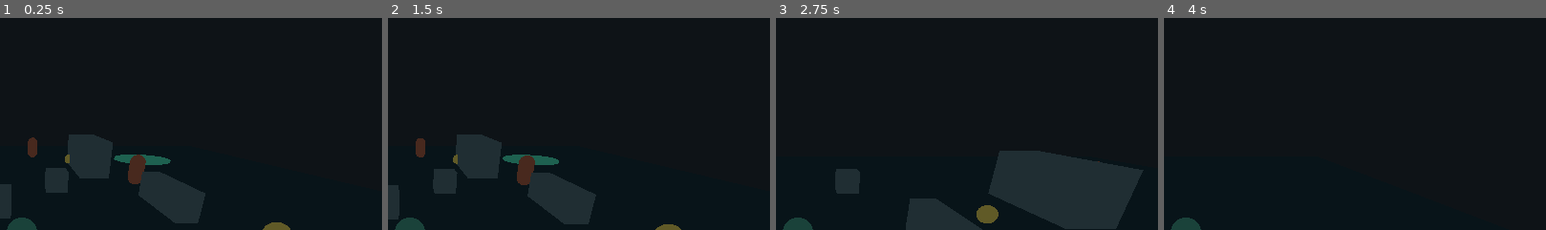
Above: before the commit, frames 1-4 (left to right).
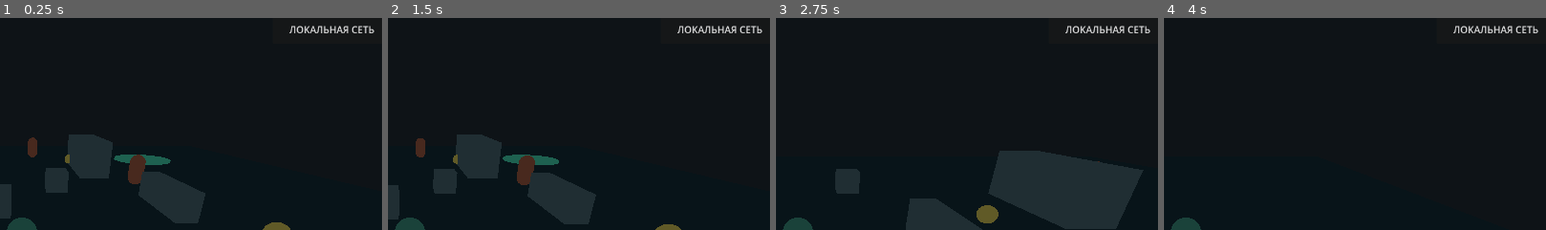
Above: after the commit, the same moments.

Repository: KillerKC2/2
Game: Godot game, scene res://scenes/main.tscn
The game is run twice, just before and just after one commit, with the same random seed, the same clock (stepped at 60 frames per second) and the same inputs.
Inputs (mouse positions are % of the whole screen's width and height, from its top left):
- Up to frame 1 (0.25 s): no input
- Up to frame 2 (1.5 s): click (91, 5) at 0.5 s, where only the run after the commit has a clickable "ЛОКАЛЬНАЯ СЕТЬ"; click "↑" at 1.25 s
- Up to frame 3 (2.75 s): click "←" at 2 s
- Up to frame 4 (4 s): click "↓" at 2.75 s; click "→" at 3.5 s
The pictures show only the part of the screen within x 47-97%, y 2-52%; the shares and areas given below are measured in that part.

The runs differ from the first frame. In frame 1, 0.5% of the frame differs, in the area x 75-98%, y 3-8%; in frame 2, 0.5%; in frame 3, 0.5%; in frame 4, 0.5%.

Commit message:
Add offline and local Wi-Fi multiplayer prototype

Diff:
--- a/scenes/main.tscn
+++ b/scenes/main.tscn
@@ -1,6 +1,10 @@
-[gd_scene load_steps=2 format=3]
+[gd_scene load_steps=3 format=3]
 
 [ext_resource type="Script" path="res://scripts/main.gd" id="1_main"]
+[ext_resource type="Script" path="res://scripts/lan_overlay.gd" id="2_lan"]
 
 [node name="Main" type="Node3D"]
 script = ExtResource("1_main")
+
+[node name="LanOverlay" type="CanvasLayer" parent="."]
+script = ExtResource("2_lan")
--- /dev/null
+++ b/scripts/lan_overlay.gd
@@ -0,0 +1,229 @@
+extends CanvasLayer
+
+const PORT := 2456
+const MAX_PEERS := 4
+const LOCAL_NICK_DEFAULT := "KillerKC2"
+
+var peer: ENetMultiplayerPeer
+var panel: PanelContainer
+var address_input: LineEdit
+var nick_input: LineEdit
+var status_label: Label
+var remote_players: Dictionary = {}
+var last_sent_position := Vector3.ZERO
+var send_elapsed := 0.0
+var local_nick := LOCAL_NICK_DEFAULT
+
+func _ready() -> void:
+	_build_network_ui()
+	multiplayer.peer_connected.connect(_on_peer_connected)
+	multiplayer.peer_disconnected.connect(_on_peer_disconnected)
+	multiplayer.connected_to_server.connect(_on_connected_to_server)
+	multiplayer.connection_failed.connect(_on_connection_failed)
+	multiplayer.server_disconnected.connect(_on_server_disconnected)
+
+func _process(delta: float) -> void:
+	send_elapsed += delta
+	if send_elapsed < 0.1:
+		return
+	send_elapsed = 0.0
+	var local_player: Variant = get_parent().get("player")
+	if not local_player is Node3D:
+		return
+	var position: Vector3 = local_player.global_position
+	if position.distance_squared_to(last_sent_position) < 0.0025:
+		return
+	last_sent_position = position
+	if multiplayer.multiplayer_peer is OfflineMultiplayerPeer:
+		return
+	if multiplayer.is_server():
+		rpc("_receive_position", 1, position)
+	else:
+		rpc_id(1, "_submit_position", position)
+
+func _build_network_ui() -> void:
+	var ui := Control.new()
+	ui.set_anchors_and_offsets_preset(Control.PRESET_FULL_RECT)
+	add_child(ui)
+
+	var toggle := Button.new()
+	toggle.text = "ЛОКАЛЬНАЯ СЕТЬ"
+	toggle.anchor_left = 1.0
+	toggle.anchor_right = 1.0
+	toggle.offset_left = -220
+	toggle.offset_right = -20
+	toggle.offset_top = 18
+	toggle.offset_bottom = 66
+	toggle.pressed.connect(func(): panel.visible = not panel.visible)
+	ui.add_child(toggle)
+
+	panel = PanelContainer.new()
+	panel.anchor_left = 1.0
+	panel.anchor_right = 1.0
+	panel.offset_left = -360
+	panel.offset_right = -20
+	panel.offset_top = 76
+	panel.offset_bottom = 340
+	panel.visible = false
+	ui.add_child(panel)
+
+	var column := VBoxContainer.new()
+	column.add_theme_constant_override("separation", 8)
+	panel.add_child(column)
+
+	var title := Label.new()
+	title.text = "Совместная игра по Wi-Fi"
+	title.add_theme_font_size_override("font_size", 19)
+	column.add_child(title)
+
+	nick_input = LineEdit.new()
+	nick_input.text = LOCAL_NICK_DEFAULT
+	nick_input.placeholder_text = "Твой ник"
+	column.add_child(nick_input)
+
+	address_input = LineEdit.new()
+	address_input.text = "192.168.1.10"
+	address_input.placeholder_text = "IP телефона-хоста"
+	column.add_child(address_input)
+
+	var buttons := HBoxContainer.new()
+	column.add_child(buttons)
+	var host_button := Button.new()
+	host_button.text = "Создать"
+	host_button.size_flags_horizontal = Control.SIZE_EXPAND_FILL
+	host_button.pressed.connect(host_game)
+	buttons.add_child(host_button)
+	var join_button := Button.new()
+	join_button.text = "Подключиться"
+	join_button.size_flags_horizontal = Control.SIZE_EXPAND_FILL
+	join_button.pressed.connect(join_game)
+	buttons.add_child(join_button)
+
+	var leave_button := Button.new()
+	leave_button.text = "Отключиться"
+	leave_button.pressed.connect(leave_game)
+	column.add_child(leave_button)
+
+	status_label = Label.new()
+	status_label.text = "Офлайн. Можно играть одному без интернета."
+	status_label.autowrap_mode = TextServer.AUTOWRAP_WORD_SMART
+	column.add_child(status_label)
+
+func host_game() -> void:
+	local_nick = _read_nick()
+	_leave_peer_only()
+	peer = ENetMultiplayerPeer.new()
+	var error := peer.create_server(PORT, MAX_PEERS)
+	if error != OK:
+		_set_status("Не удалось создать комнату (ошибка %d)." % error)
+		return
+	multiplayer.multiplayer_peer = peer
+	_set_status("Комната создана на порту %d. Сообщи брату IP этого телефона." % PORT)
+
+func join_game() -> void:
+	local_nick = _read_nick()
+	var address := address_input.text.strip_edges()
+	if address.is_empty():
+		_set_status("Введи локальный IP телефона, который создал комнату.")
+		return
+	_leave_peer_only()
+	peer = ENetMultiplayerPeer.new()
+	var error := peer.create_client(address, PORT)
+	if error != OK:
+		_set_status("Не удалось начать подключение (ошибка %d). Проверь IP и Wi-Fi." % error)
+		return
+	multiplayer.multiplayer_peer = peer
+	_set_status("Подключаюсь к %s:%d…" % [address, PORT])
+
+func leave_game() -> void:
+	_leave_peer_only()
+	multiplayer.multiplayer_peer = OfflineMultiplayerPeer.new()
+	for peer_id in remote_players.keys():
+		_remove_remote_player(int(peer_id))
+	_set_status("Отключено. Одиночная игра доступна офлайн.")
+
+func _leave_peer_only() -> void:
+	if peer != null:
+		peer.close()
+	peer = null
+
+func _read_nick() -> String:
+	var value := nick_input.text.strip_edges()
+	if value.is_empty():
+		return LOCAL_NICK_DEFAULT
+	return value.left(20)
+
+func _on_peer_connected(peer_id: int) -> void:
+	_set_status("Игрок подключился (ID %d). Ждём обновления позиции." % peer_id)
+
+func _on_peer_disconnected(peer_id: int) -> void:
+	_remove_remote_player(peer_id)
+	_set_status("Игрок %d отключился." % peer_id)
+
+func _on_connected_to_server() -> void:
+	_set_status("Подключено к комнате. Вы в локальной сети.")
+
+func _on_connection_failed() -> void:
+	_set_status("Не удалось подключиться. Проверьте, что оба телефона в одной Wi-Fi сети и хост открыт.")
+	multiplayer.multiplayer_peer = OfflineMultiplayerPeer.new()
+
+func _on_server_disconnected() -> void:
+	_set_status("Хост отключился. Возвращаемся в офлайн.")
+	multiplayer.multiplayer_peer = OfflineMultiplayerPeer.new()
+	for peer_id in remote_players.keys():
+		_remove_remote_player(int(peer_id))
+
+@rpc("any_peer", "call_remote", "unreliable")
+func _submit_position(position: Vector3) -> void:
+	if not multiplayer.is_server():
+		return
+	var sender_id := multiplayer.get_remote_sender_id()
+	if sender_id <= 1:
+		return
+	rpc("_receive_position", sender_id, position)
+
+@rpc("authority", "call_remote", "unreliable")
+func _receive_position(peer_id: int, position: Vector3) -> void:
+	_set_remote_position(peer_id, position)
+
+func _set_remote_position(peer_id: int, position: Vector3) -> void:
+	if peer_id == multiplayer.get_unique_id():
+		return
+	var avatar: Node3D = remote_players.get(peer_id)
+	if not is_instance_valid(avatar):
+		avatar = _create_remote_player(peer_id)
+		remote_players[peer_id] = avatar
+	avatar.position = position
+
+func _create_remote_player(peer_id: int) -> Node3D:
+	var avatar := Node3D.new()
+	avatar.name = "LANPlayer_%d" % peer_id
+	var body := MeshInstance3D.new()
+	var capsule := CapsuleMesh.new()
+	capsule.radius = 0.42
+	capsule.height = 1.8
+	body.mesh = capsule
+	var material := StandardMaterial3D.new()
+	material.albedo_color = Color("55a9db")
+	body.material_override = material
+	avatar.add_child(body)
+	var name_tag := Label3D.new()
+	name_tag.text = "Игрок %d" % peer_id
+	name_tag.position = Vector3(0, 1.4, 0)
+	name_tag.billboard = BaseMaterial3D.BILLBOARD_ENABLED
+	avatar.add_child(name_tag)
+	get_parent().add_child(avatar)
+	return avatar
+
+func _remove_remote_player(peer_id: int) -> void:
+	var avatar: Node3D = remote_players.get(peer_id)
+	if is_instance_valid(avatar):
+		avatar.queue_free()
+	remote_players.erase(peer_id)
+
+func _set_status(message: String) -> void:
+	if is_instance_valid(status_label):
+		status_label.text = message
+	var root := get_parent()
+	if root.has_method("_update_hud"):
+		root.call("_update_hud", message)
